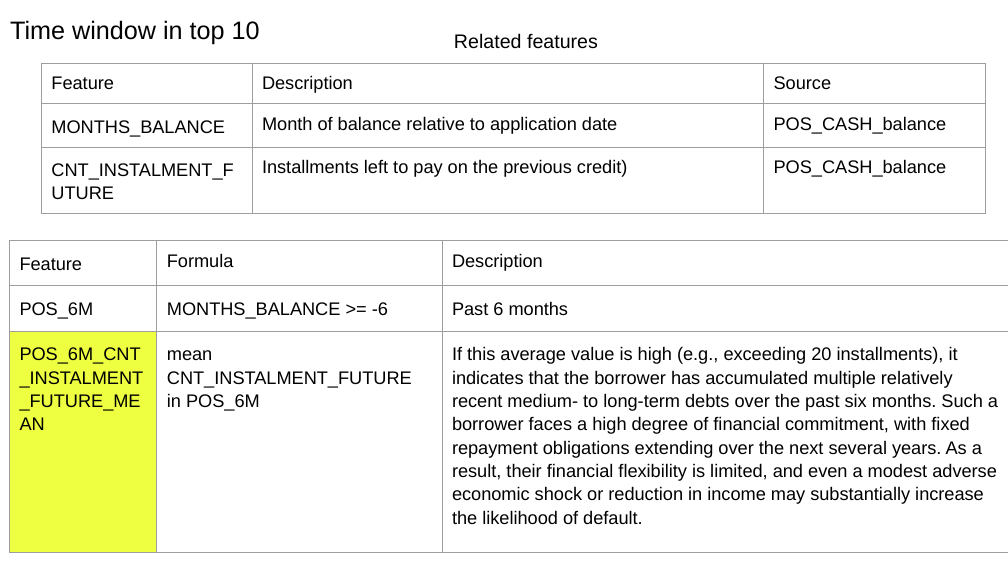
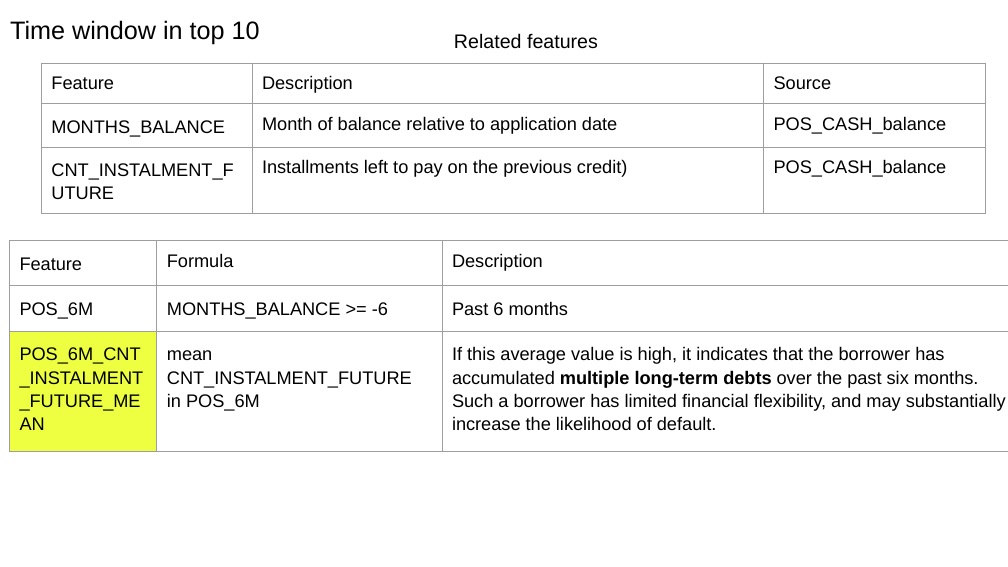
Before and after one commit to Shangguanmoxi520/ml_final_project, a slide deck: slide 20 of ml_final_project.pptx (slide 19 before the commit). Drawn at 1008x567 pixels with LibreOffice and Linux fonts; fonts in the diff are those of the drawing. Boxes give left, top, right and bottom in pixels: in the first picture for what was removed or moved away, otherwise in the second. Text is boxed around its words. In the diff, an @@ line names an element or a change of style, - is before the commit and + after.

```diff
--- a/ml_final_project.pptx
+++ b/ml_final_project.pptx
@@ table at (9, 241, 1008, 567) @@
-row 3, column 3: If this average value is high (e.g., exceeding 20 installments), it indicates that the borrower has accumulated multiple relatively recent medium- to long-term debts over the past six months. Such a borrower faces a high degree of financial commitment, with fixed repayment obligations extending over the next several years. As a result, their financial flexibility is limited, and even a modest adverse economic shock or reduction in income may substantially increase the likelihood of default.
+row 3, column 3: If this average value is high, it indicates that the borrower has accumulated multiple long-term debts over the past six months. Such a borrower has limited financial flexibility, and may substantially increase the likelihood of default.
```
Also in this commit, not shown: 6 other slides changed, 2 slides added.
